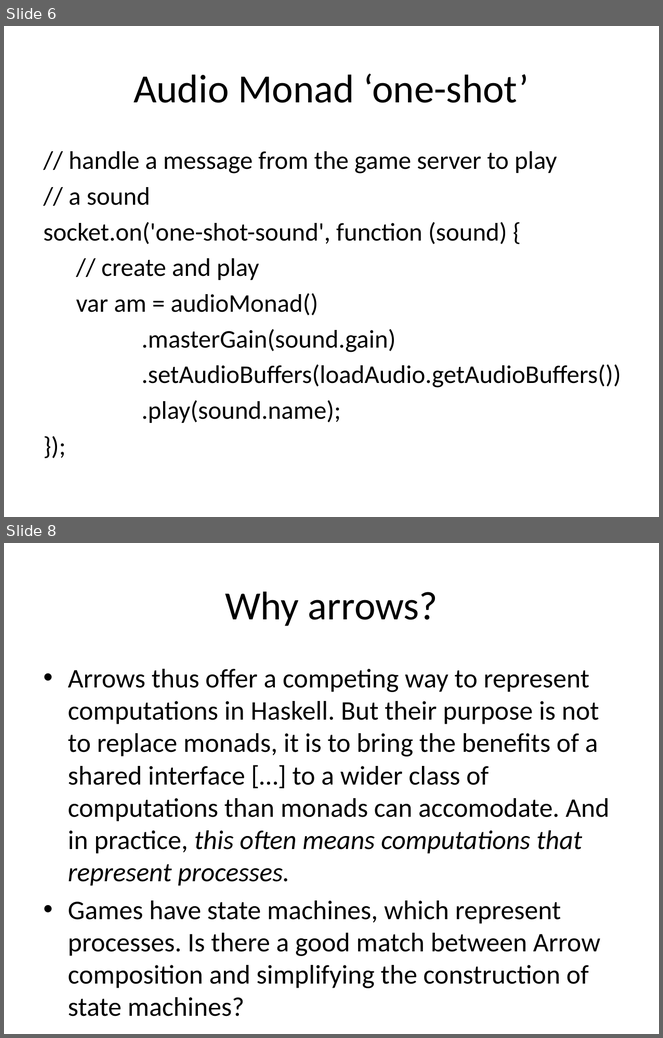
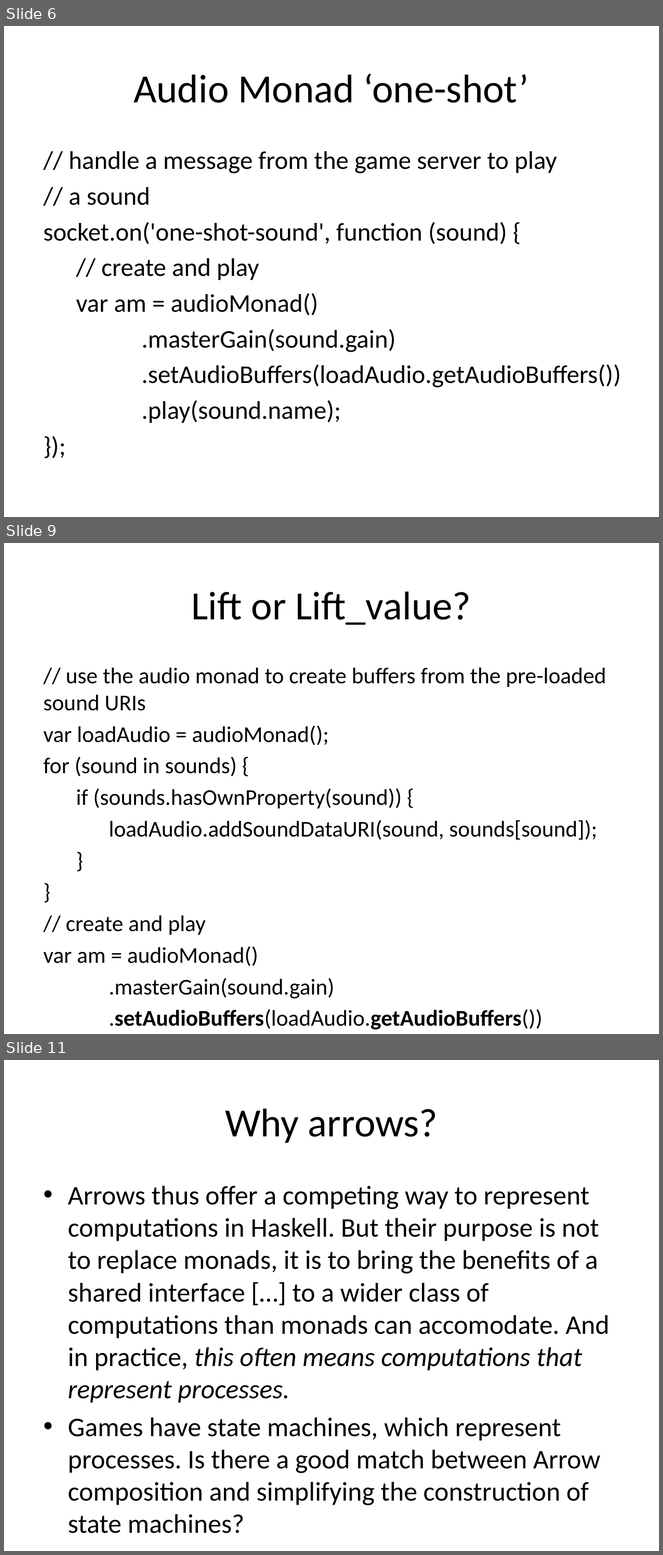
Before and after one commit to enright/arrowlets, a slide deck: MonadsOfDoomArrowsOfTime.pptx. Shown one above the other, each under a label of ours: slides 6 and 8 before the commit, slides 6, 9 and 11 after it; the slides between them are not shown. The pictures are 663x1038 and 663x1555 pixels, drawn with LibreOffice and Linux fonts; fonts in the diff are those of the drawing. Boxes give left, top, right and bottom in pixels: in the first picture for what was removed or moved away, otherwise in the second. Text is boxed around its words. In the diff, an @@ line names an element or a change of style, - is before the commit and + after.

```diff
--- a/MonadsOfDoomArrowsOfTime.pptx
+++ b/MonadsOfDoomArrowsOfTime.pptx
@@ slide 9 added at (4, 543, 659, 1034), background #FFFFFF @@
@@ title added at (192, 591, 471, 625), 44 pt, text #000000 @@
+Lift or Lift_value?
@@ text added at (44, 668, 606, 1030), 24.8 pt, text #000000 @@
+// use the audio monad to create buffers from the pre-loaded sound URIs
+var loadAudio = audioMonad();
+for (sound in sounds) {
+if (sounds.hasOwnProperty(sound)) {
+loadAudio.addSoundDataURI(sound, sounds[sound]);
+}
+}
+// create and play
+var am = audioMonad()
+.masterGain(sound.gain)
+.setAudioBuffers(loadAudio.getAudioBuffers())
@@ what was slide 8 is now slide 11 @@
```
Also in this commit, not shown: 3 slides changed, 7 other slides added.
